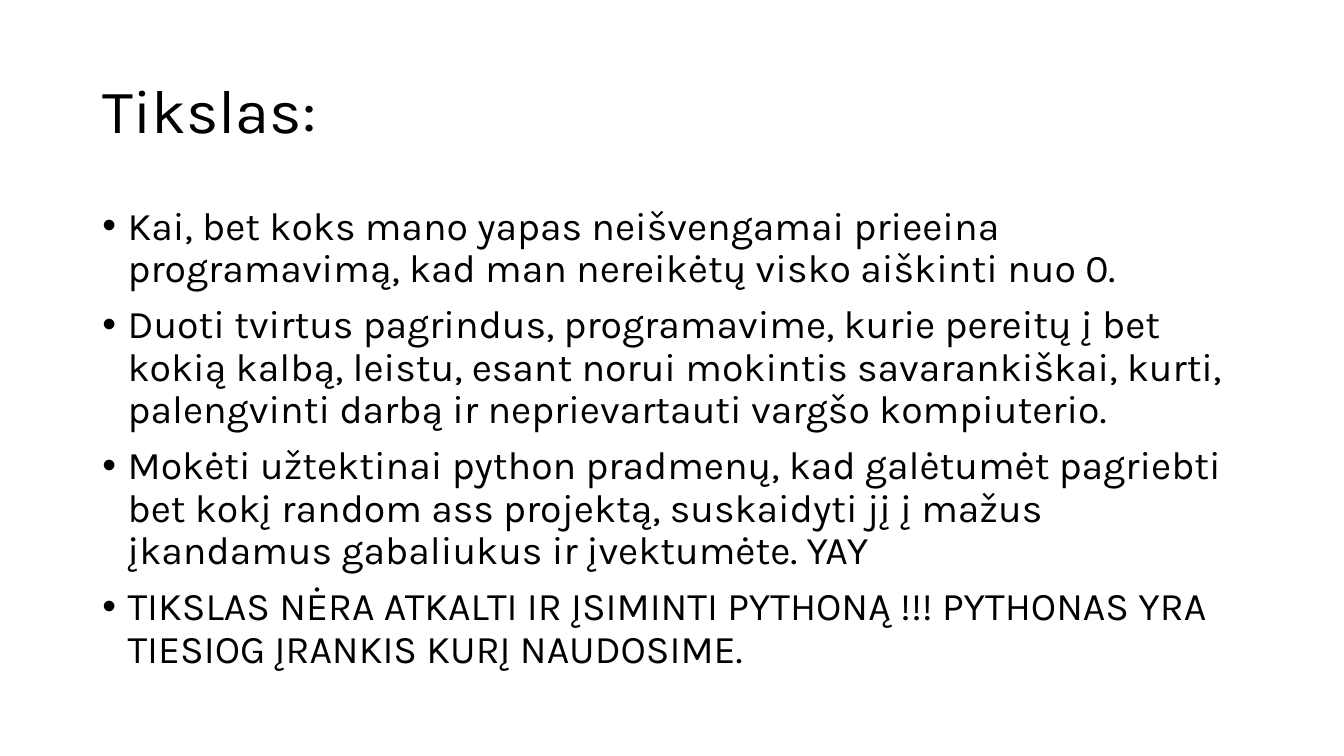
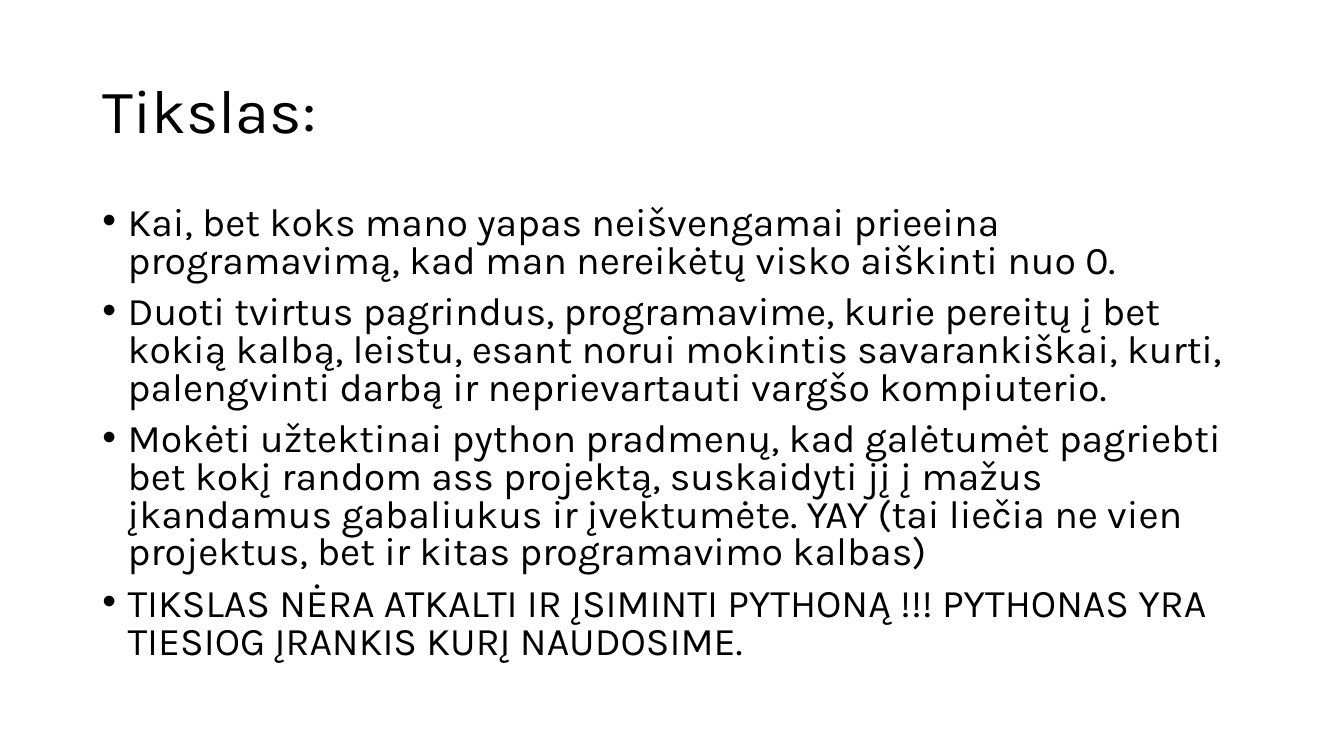
Before and after one commit to FatHayBale/Programavimo_pradmenys_su_Python, a slide deck: slide 2 of skaidres/09-22.pptx. Drawn at 1344x756 pixels with LibreOffice and Linux fonts; fonts in the diff are those of the drawing. Boxes give left, top, right and bottom in pixels: in the first picture for what was removed or moved away, otherwise in the second. Text is boxed around its words. In the diff, an @@ line names an element or a change of style, - is before the commit and + after.

Commit message:
Slides update

```diff
--- a/skaidres/09-22.pptx
+++ b/skaidres/09-22.pptx
@@ text at (x1=128, y1=207, x2=1221, y2=663): line spacing 0.9 to 0.8 @@
@@ text at (x1=128, y1=423, x2=1221, y2=575): text changed @@
-• Mokėti užtektinai python pradmenų, kad galėtumėt pagriebti bet kokį random ass projektą, suskaidyti jį į mažus įkandamus gabaliukus ir įvektumėte. YAY
+• Mokėti užtektinai python pradmenų, kad galėtumėt pagriebti bet kokį random ass projektą, suskaidyti jį į mažus įkandamus gabaliukus ir įvektumėte. YAY (tai liečia ne vien projektus, bet ir kitas programavimo kalbas)
```
Also in this commit, not shown: 2 slides added, 2 other files.
